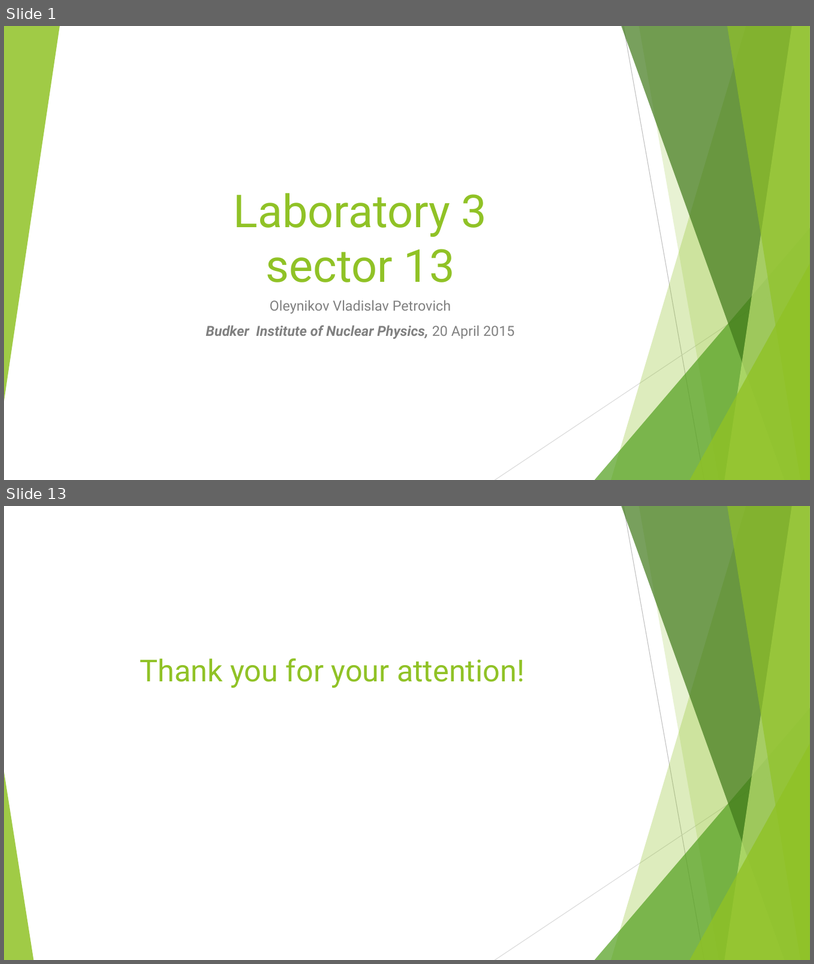
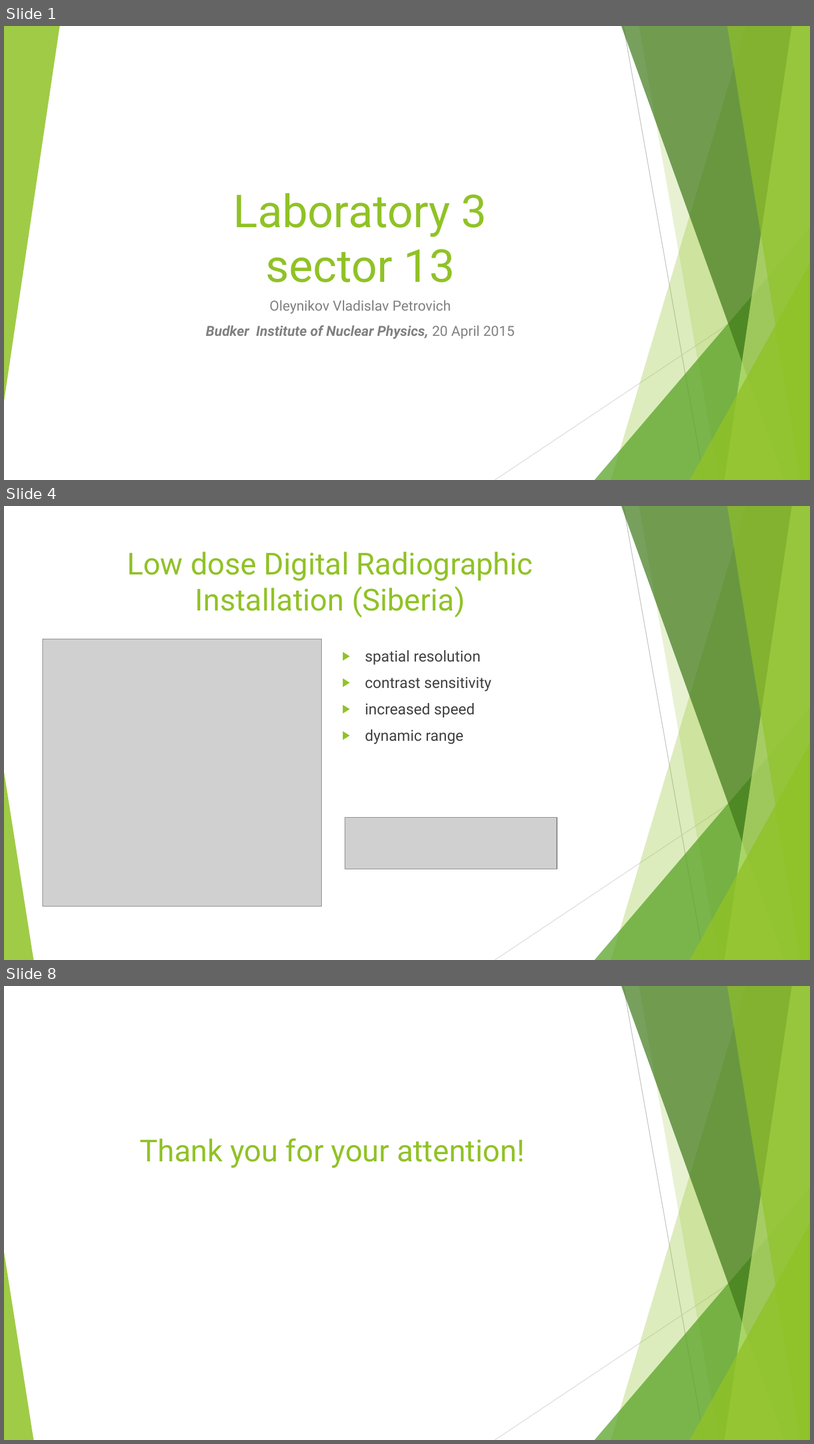
Before and after one commit to Vlad-ole/Presentations, a slide deck: My_laboratory/My_laboratory.pptx. Shown one above the other, each under a label of ours: slides 1 and 13 before the commit, slides 1, 4 and 8 after it; the slides between them are not shown. The pictures are 814x964 and 814x1444 pixels, drawn with LibreOffice and Linux fonts; fonts in the diff are those of the drawing; grey boxes stand for pictures. Boxes give left, top, right and bottom in pixels: in the first picture for what was removed or moved away, otherwise in the second. Text is boxed around its words. In the diff, an @@ line names an element or a change of style, - is before the commit and + after.

```diff
--- a/My_laboratory/My_laboratory.pptx
+++ b/My_laboratory/My_laboratory.pptx
@@ slide 4 added at <box>4,506,810,960</box>, background #FFFFFF; not listed: 10 template elements that a slide beside it also shows @@
@@ title added at <box>127,552,533,618</box>, 36 pt, text #90C226 @@
+Low dose Digital Radiographic Installation (Siberia)
@@ picture added at <box>43,639,321,906</box> @@
@@ text added at <box>365,650,492,744</box>, 18 pt, text #404040 @@
+▶ spatial resolution
+▶ contrast sensitivity
+▶ increased speed
+▶ dynamic range
@@ picture added at <box>345,817,558,868</box> @@
@@ what was slide 13 is now slide 8 @@
```
Also in this commit, not shown: 3 slides changed, 2 other slides added, 8 slides removed, 2 other files.
